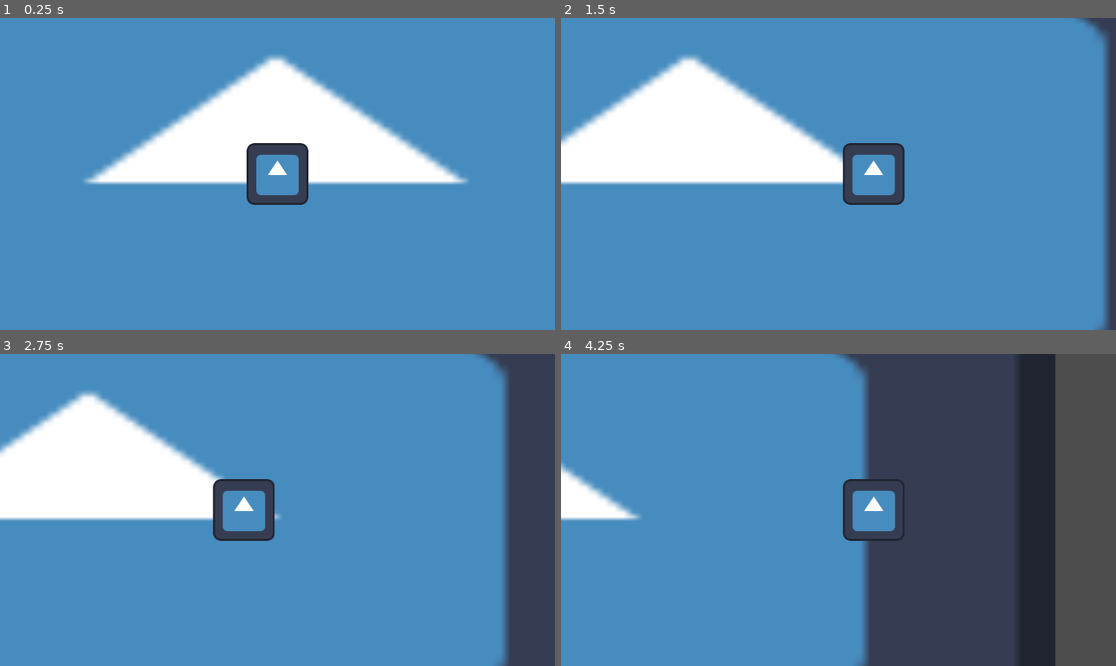
Above: before the commit, frames 1-4 (two rows, left to right).
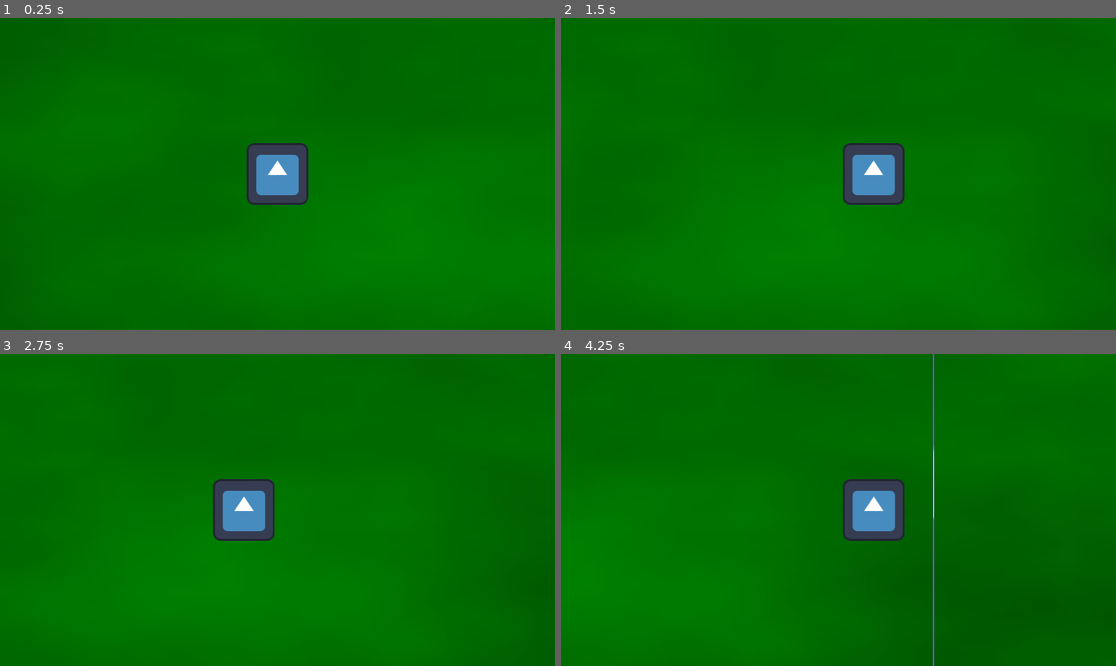
Above: after the commit, the same moments.

Repository: AdrenalineGhost/GameJam2026
Game: Godot game, scene res://test_scene.tscn
Same seed, same stepped clock (60 frames per second), same inputs: the game is played once before the commit and once after it. The engine's default icon, where the game draws it, is replaced by a stand-in: a white triangle on a blue panel in a dark square.
Inputs:
- Up to frame 1 (0.25 s): no input
- Up to frame 2 (1.5 s): tap Enter (ui_accept) at 0.5, 0.77 s; hold D (Move Right) from 0.53 s (still down)
- Up to frame 3 (2.75 s): tap Enter (ui_accept) at 1.52 s; release D (Move Right) at 2.03 s; hold A (Move Left) from 2.03 s (still down)
- Up to frame 4 (4.25 s): release A (Move Left) at 2.78 s; hold D (Move Right) from 2.78 s (still down); tap Enter (ui_accept) at 3.02, 3.77 s

The runs differ from the first frame. In frame 1, 98% of the frame differs, in the area x 0-100%, y 0-100%; in frame 2, 98%; in frame 3, 98%; in frame 4, 98%.

Commit message:
fuckass extra

Diff:
--- a/game_jam_2026/test_scene.tscn
+++ b/game_jam_2026/test_scene.tscn
@@ -1,28 +1,90 @@
-[gd_scene load_steps=4 format=3 uid="uid://bgry6cmfd508n"]
+[gd_scene load_steps=8 format=3 uid="uid://bgry6cmfd508n"]
 
 [ext_resource type="Texture2D" uid="uid://iud5lfp5pv3n" path="res://icon.svg" id="1_uhqqe"]
 [ext_resource type="Script" uid="uid://b3h7uej4g5uyq" path="res://BodyTest.gd" id="2_ia1lp"]
 
+[sub_resource type="Gradient" id="Gradient_ia1lp"]
+colors = PackedColorArray(0, 0.5568628, 0, 1, 0, 0.24313726, 0, 1)
+
+[sub_resource type="FastNoiseLite" id="FastNoiseLite_sasra"]
+
+[sub_resource type="NoiseTexture2D" id="NoiseTexture2D_coq8p"]
+noise = SubResource("FastNoiseLite_sasra")
+color_ramp = SubResource("Gradient_ia1lp")
+normalize = false
+seamless_blend_skirt = 0.969
+
 [sub_resource type="RectangleShape2D" id="RectangleShape2D_ia1lp"]
 size = Vector2(121, 124)
 
+[sub_resource type="WorldBoundaryShape2D" id="WorldBoundaryShape2D_ia1lp"]
+distance = -325.0
+
 [node name="TestScene" type="Node2D"]
 
-[node name="Icon" type="Sprite2D" parent="."]
-position = Vector2(-3, 1)
-scale = Vector2(19.679688, 8.8203125)
-texture = ExtResource("1_uhqqe")
+[node name="Background" type="Sprite2D" parent="."]
+position = Vector2(-56.249958, 41.25001)
+scale = Vector2(18.847656, 9.449219)
+texture = SubResource("NoiseTexture2D_coq8p")
 
-[node name="CharacterBody2D" type="CharacterBody2D" parent="."]
+[node name="PlayerBody" type="CharacterBody2D" parent="."]
 motion_mode = 1
 script = ExtResource("2_ia1lp")
+metadata/_edit_lock_ = true
 
-[node name="CollisionShape2D" type="CollisionShape2D" parent="CharacterBody2D"]
+[node name="CollisionShape2D" type="CollisionShape2D" parent="PlayerBody"]
 position = Vector2(0.5, 1)
 shape = SubResource("RectangleShape2D_ia1lp")
 
-[node name="Sprite2D" type="Sprite2D" parent="CharacterBody2D"]
+[node name="Sprite2D" type="Sprite2D" parent="PlayerBody"]
 texture = ExtResource("1_uhqqe")
 
-[node name="Camera2D" type="Camera2D" parent="CharacterBody2D"]
+[node name="Camera2D" type="Camera2D" parent="PlayerBody"]
+limit_smoothed = true
 position_smoothing_enabled = true
+
+[node name="World Border" type="StaticBody2D" parent="."]
+scale = Vector2(1.7408013, 1.5628132)
+metadata/_edit_lock_ = true
+
+[node name="Bottom" type="CollisionShape2D" parent="World Border"]
+shape = SubResource("WorldBoundaryShape2D_ia1lp")
+
+[node name="wall" type="Sprite2D" parent="World Border/Bottom"]
+position = Vector2(-4.744473e-13, 325.05484)
+rotation = -1.5707964
+scale = Vector2(0.014581213, 9.197658)
+texture = ExtResource("1_uhqqe")
+
+[node name="Left" type="CollisionShape2D" parent="World Border"]
+rotation = 1.5707964
+scale = Vector2(1.1984249, 1.773144)
+shape = SubResource("WorldBoundaryShape2D_ia1lp")
+
+[node name="wall" type="Sprite2D" parent="World Border/Left"]
+position = Vector2(2.1015296e-05, 324.94342)
+rotation = -1.5707964
+scale = Vector2(-0.0122965, 4.4300013)
+texture = ExtResource("1_uhqqe")
+
+[node name="Right" type="CollisionShape2D" parent="World Border"]
+rotation = -1.5707964
+scale = Vector2(1.1984249, 1.773144)
+shape = SubResource("WorldBoundaryShape2D_ia1lp")
+
+[node name="wall" type="Sprite2D" parent="World Border/Right"]
+position = Vector2(-2.0980835e-05, 325.2674)
+rotation = 1.5707964
+scale = Vector2(0.009055378, 4.4300013)
+texture = ExtResource("1_uhqqe")
+
+[node name="Top" type="CollisionShape2D" parent="World Border"]
+rotation = -3.1396484
+scale = Vector2(0.99999994, 0.99999994)
+shape = SubResource("WorldBoundaryShape2D_ia1lp")
+
+[node name="wall" type="Sprite2D" parent="World Border/Top"]
+position = Vector2(0.6319764, 325.0542)
+rotation = 1.5688521
+scale = Vector2(0.014581213, 9.197657)
+texture = ExtResource("1_uhqqe")
